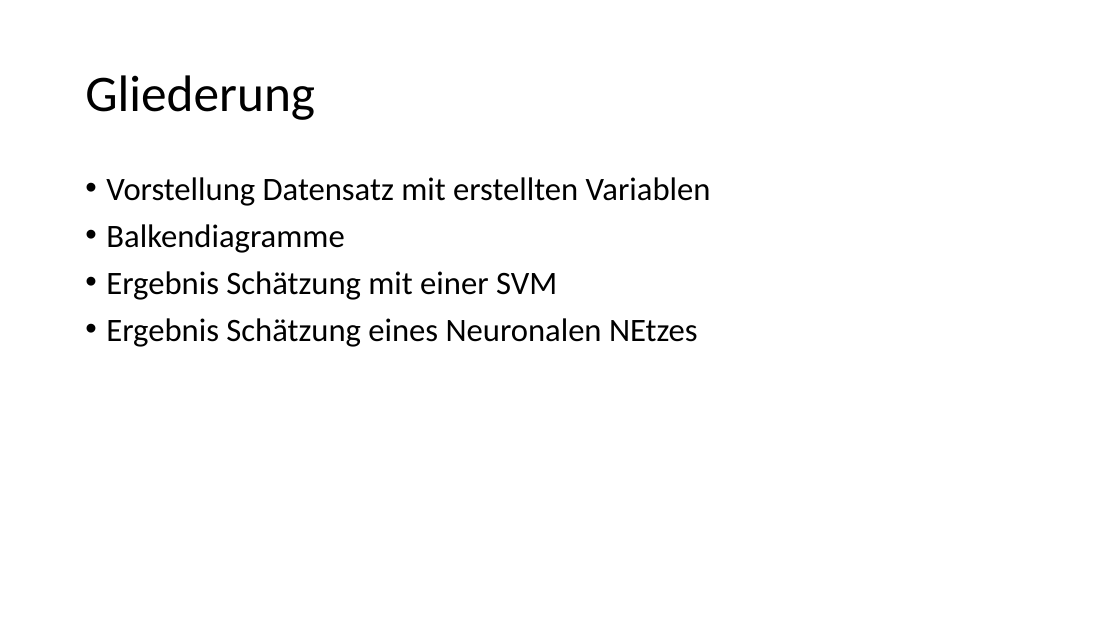
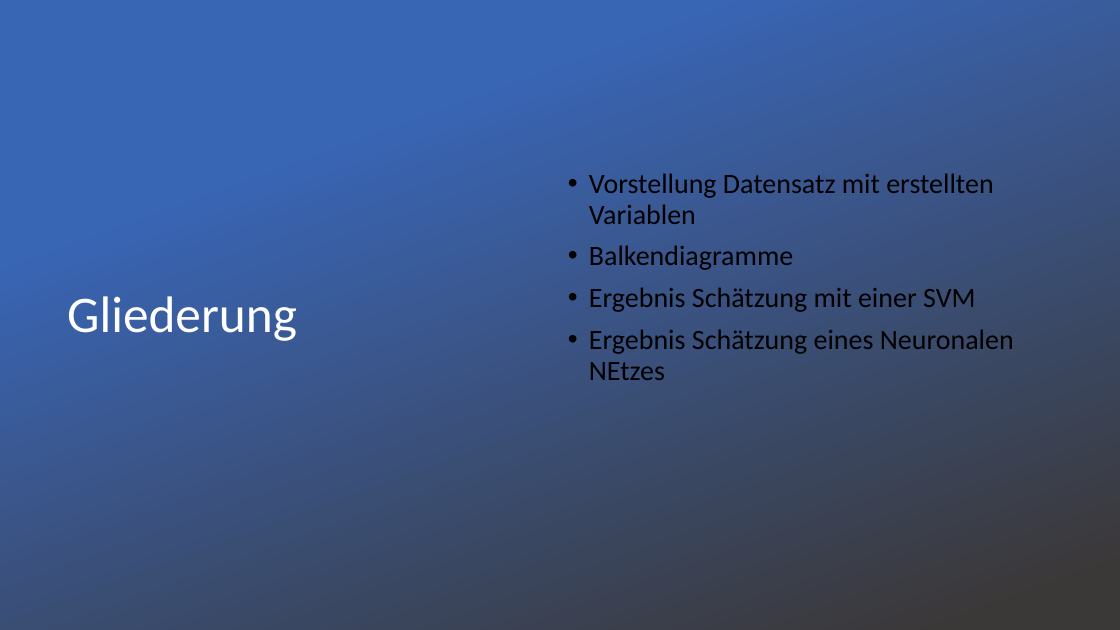
Before and after one commit to groenerfelix/opencampus, a slide deck: slide 2 of Abschlusspräsentation.pptx. Drawn at 1120x630 pixels with LibreOffice and Linux fonts; fonts in the diff are those of the drawing; background and template pictures are left out. Boxes give left, top, right and bottom in pixels: in the first picture for what was removed or moved away, otherwise in the second. Text is boxed around its words. In the diff, an @@ line names an element or a change of style, - is before the commit and + after.

```diff
--- a/Abschlusspräsentation.pptx
+++ b/Abschlusspräsentation.pptx
@@ rectangle added at (0,0,1120,630), fill gradient #3965B5 to #3B3838 @@
@@ text "Vorstellung Datensatz mit erstellten Variablen": place and size @@
-text "Vorstellung Datensatz mit erstellten Variablen" at (106,177,711,347)
+text "Vorstellung Datensatz mit erstellten Variablen" at (589,173,1014,380)
@@ text "Vorstellung Datensatz mit erstellten Variablen" at (589,173,1014,380): size 28 to 24 pt; vertical alignment top to middle @@
@@ title "Gliederung": place and size @@
-title "Gliederung" at (85,75,315,120)
+title "Gliederung" at (67,296,297,341)
@@ title "Gliederung" at (67,296,297,341): text colour #000000 to #FFFFFF @@
```
Also in this commit, not shown: 1 other slide changed.
